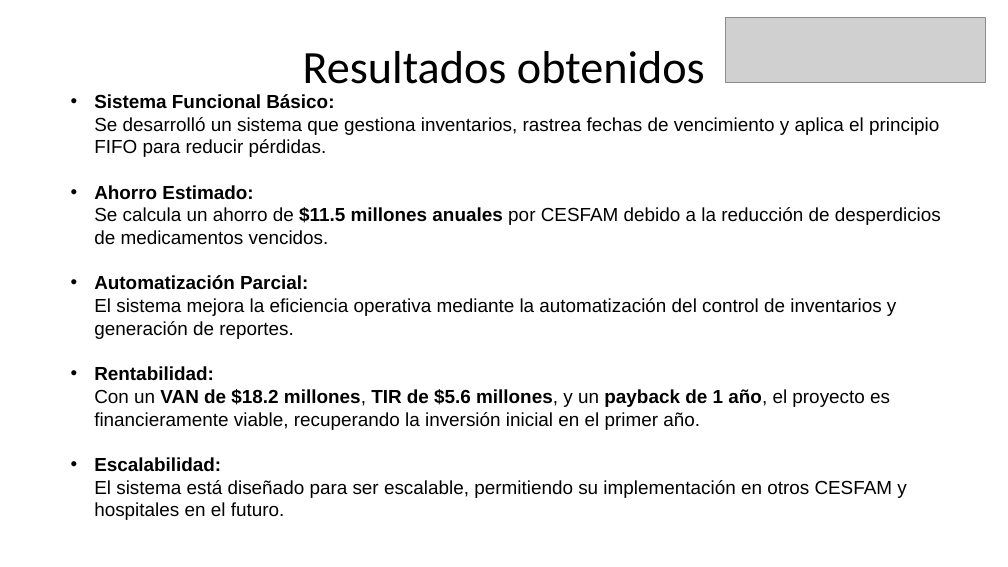
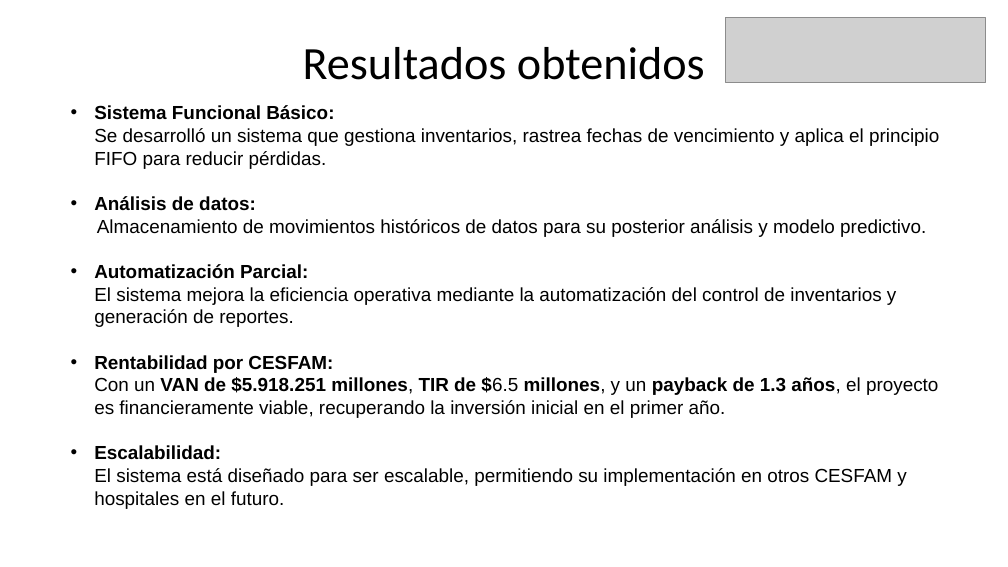
Before and after one commit to Handrix0081/InventarioAutomatizado, a slide deck: slide 13 of Fase 3/Evidencias Grupales/Presentación final (1.0).pptx (slide 12 before the commit). Drawn at 1008x567 pixels with LibreOffice and Linux fonts; fonts in the diff are those of the drawing; grey boxes stand for pictures. Boxes give left, top, right and bottom in pixels: in the first picture for what was removed or moved away, otherwise in the second. Text is boxed around its words. In the diff, an @@ line names an element or a change of style, - is before the commit and + after.

```diff
--- a/Fase 3/Evidencias Grupales/Presentación final (1.0).pptx
+++ b/Fase 3/Evidencias Grupales/Presentación final (1.0).pptx
@@ text "Resultados obtenidos" rewrapped from (303, 51, 705, 95) to (303, 47, 705, 80) @@
@@ text "Sistema Funcional Básico: Se desarrolló ...": place and size @@
-text "Sistema Funcional Básico: Se desarrolló ..." at (94, 94, 941, 520)
+text "Sistema Funcional Básico: Se desarrolló ..." at (94, 105, 939, 509)
@@ text at (94, 196, 926, 237): text changed @@
-• Ahorro Estimado:
-  Se calcula un ahorro de $11.5 millones anuales por CESFAM debido a la reducción de desperdicios de medicamentos vencidos.
+• Análisis de datos:
+Almacenamiento de movimientos históricos de datos para su posterior análisis y modelo predictivo.
@@ text at (94, 355, 938, 418): text changed @@
-• Rentabilidad:
-  Con un VAN de $18.2 millones, TIR de $5.6 millones, y un payback de 1 año, el proyecto es financieramente viable, recuperando la inversión inicial en el primer año.
+• Rentabilidad por CESFAM:
+  Con un VAN de $5.918.251 millones, TIR de $6.5 millones, y un payback de 1.3 años, el proyecto es financieramente viable, recuperando la inversión inicial en el primer año.
```
Also in this commit, not shown: 4 other slides changed, 1 slide added.
